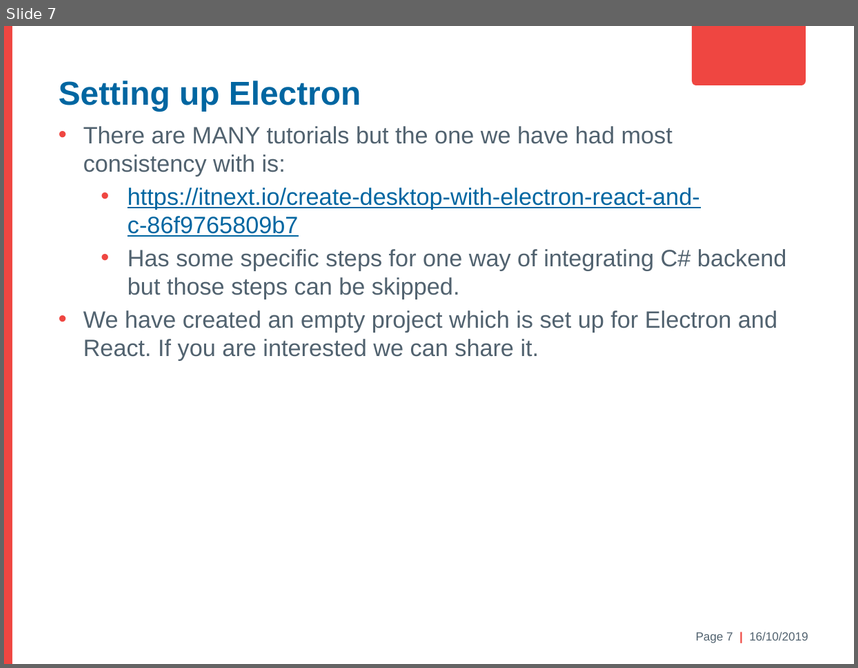
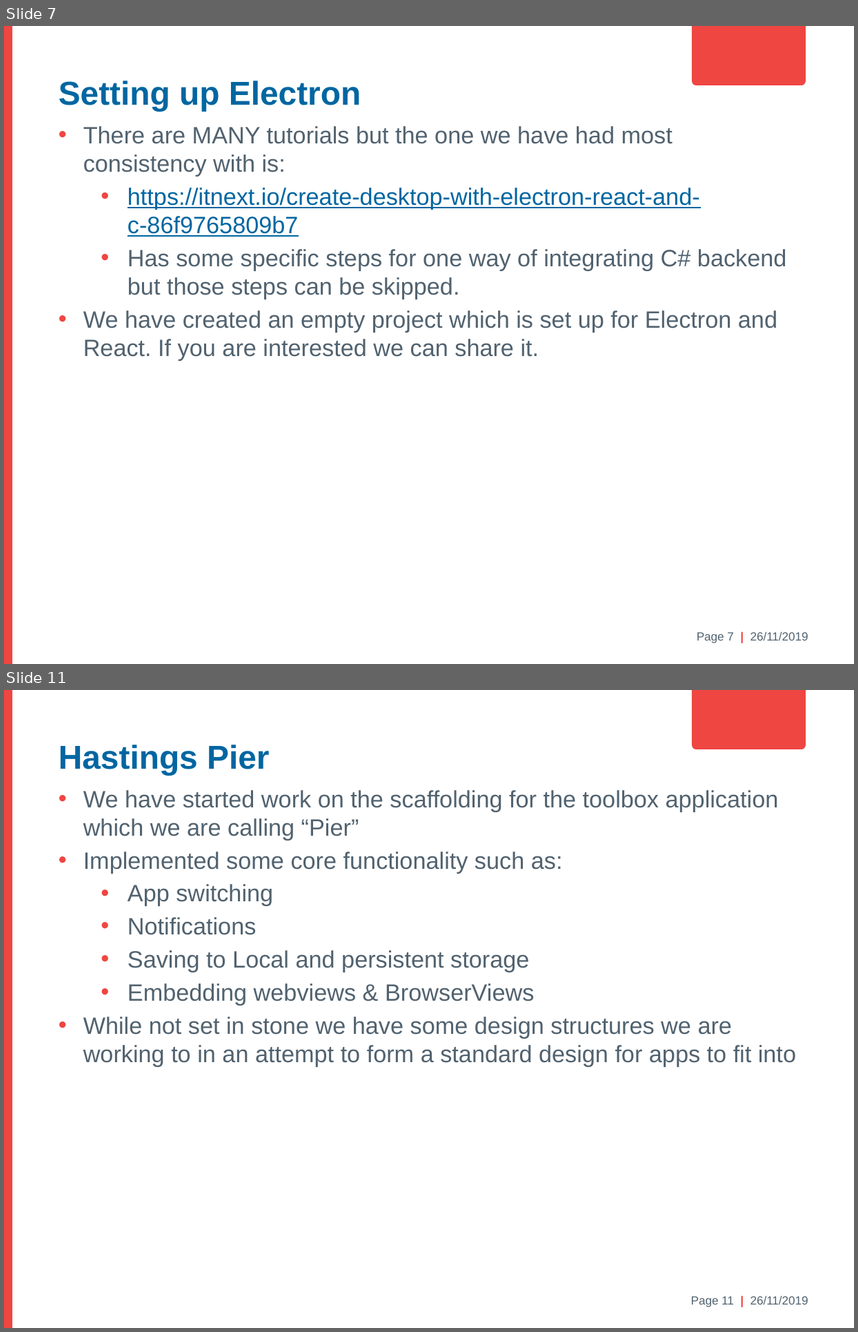
Before and after one commit to antonmaeso/HastingsPier, a slide deck: Electron Brownbag.pptx. Shown one above the other, each under a label of ours: slide 7 before the commit, slides 7 and 11 after it; the slides between them are not shown. The pictures are 858x668 and 858x1332 pixels, drawn with LibreOffice and Linux fonts; fonts in the diff are those of the drawing; background and template pictures are left out. Boxes give left, top, right and bottom in pixels: in the first picture for what was removed or moved away, otherwise in the second. Text is boxed around its words. In the diff, an @@ line names an element or a change of style, - is before the commit and + after.

```diff
--- a/Electron Brownbag.pptx
+++ b/Electron Brownbag.pptx
@@ slide 11 added at <box>4,690,854,1328</box>, background #FFFFFF; not listed: 6 template elements that a slide beside it also shows @@
@@ text added at <box>59,745,269,775</box>, 28 pt, text #0066A1, bold @@
+Hastings Pier
@@ text added at <box>83,790,796,1067</box>, 20 pt, text #51626F @@
+• We have started work on the scaffolding for the toolbox application which we are calling “Pier”
+• Implemented some core functionality such as:
+  • App switching
+  • Notifications
+  • Saving to Local and persistent storage
+  • Embedding webviews & BrowserViews
+• While not set in stone we have some design structures we are working to in an attempt to form a standard design for apps to fit into
@@ text at <box>697,631,809,643</box>: text changed @@
-Page 7 | 16/10/2019
+Page 7 | 26/11/2019
```
Also in this commit, not shown: 5 slides changed, 1 other slide added, 1 other file.
